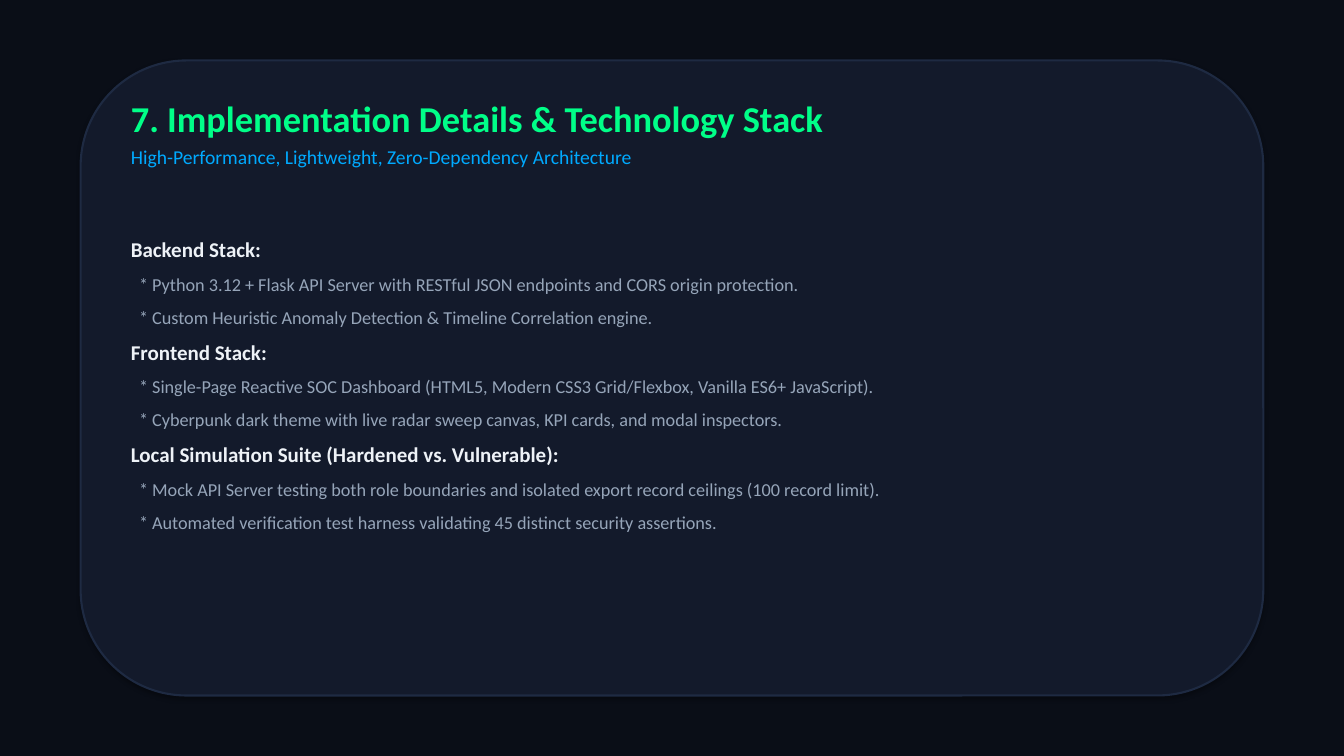
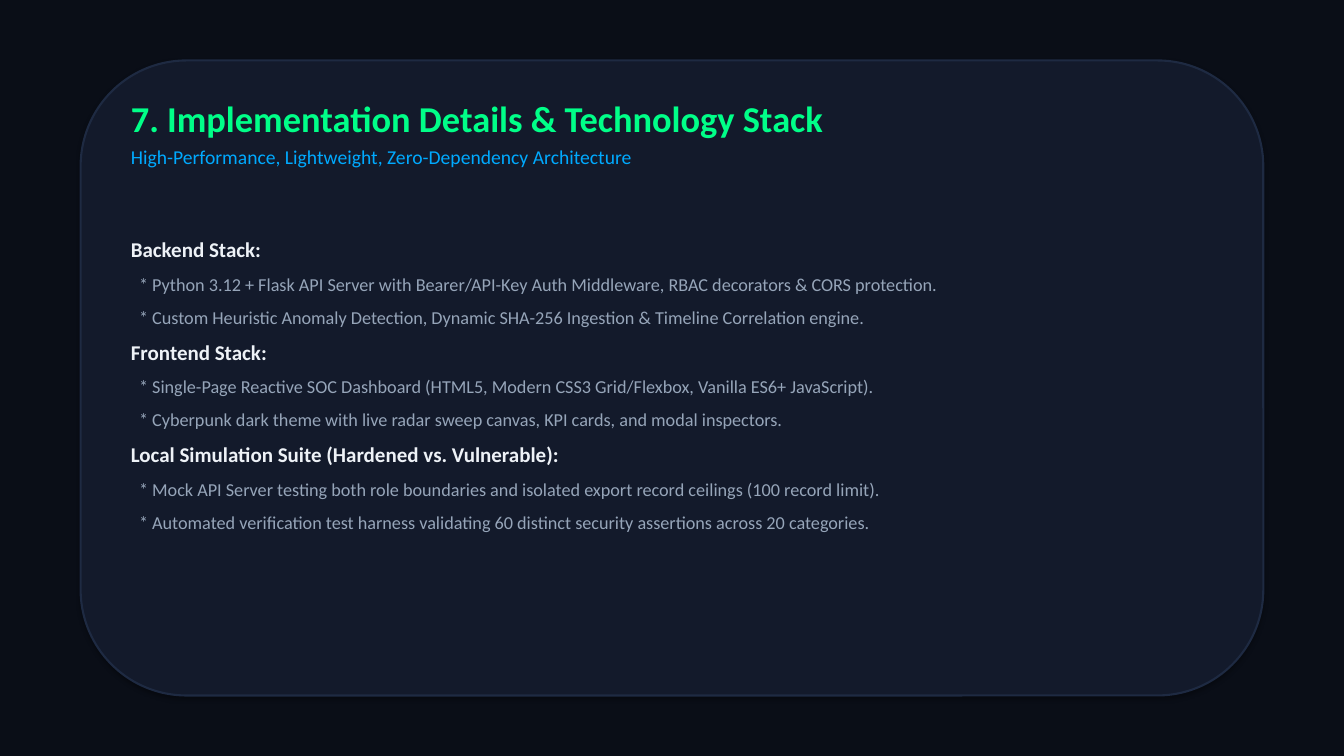
Before and after one commit to kandukurijagan1/crimeathon, a slide deck: slide 8 of SENTRIX_SHIELD_PRESENTATION.pptx. Drawn at 1344x756 pixels with LibreOffice and Linux fonts; fonts in the diff are those of the drawing. Boxes give left, top, right and bottom in pixels: in the first picture for what was removed or moved away, otherwise in the second. Text is boxed around its words. In the diff, an @@ line names an element or a change of style, - is before the commit and + after.

Commit message:
Final Crimeathon Fix: Implemented Flask API authentication & RBAC, input validation with ipaddress, explicit CORS, corrected forensic simulation wording, and expanded 20-category 60-test security suite

```diff
--- a/SENTRIX_SHIELD_PRESENTATION.pptx
+++ b/SENTRIX_SHIELD_PRESENTATION.pptx
@@ text at <box>152,278,937,327</box>: text changed @@
-* Python 3.12 + Flask API Server with RESTful JSON endpoints and CORS origin protection.
-* Custom Heuristic Anomaly Detection & Timeline Correlation engine.
+* Python 3.12 + Flask API Server with Bearer/API-Key Auth Middleware, RBAC decorators & CORS protection.
+* Custom Heuristic Anomaly Detection, Dynamic SHA-256 Ingestion & Timeline Correlation engine.
@@ text at <box>152,516,869,532</box>: text changed @@
-* Automated verification test harness validating 45 distinct security assertions.
+* Automated verification test harness validating 60 distinct security assertions across 20 categories.
```
Also in this commit, not shown: 4 other slides changed, 9 other files.
